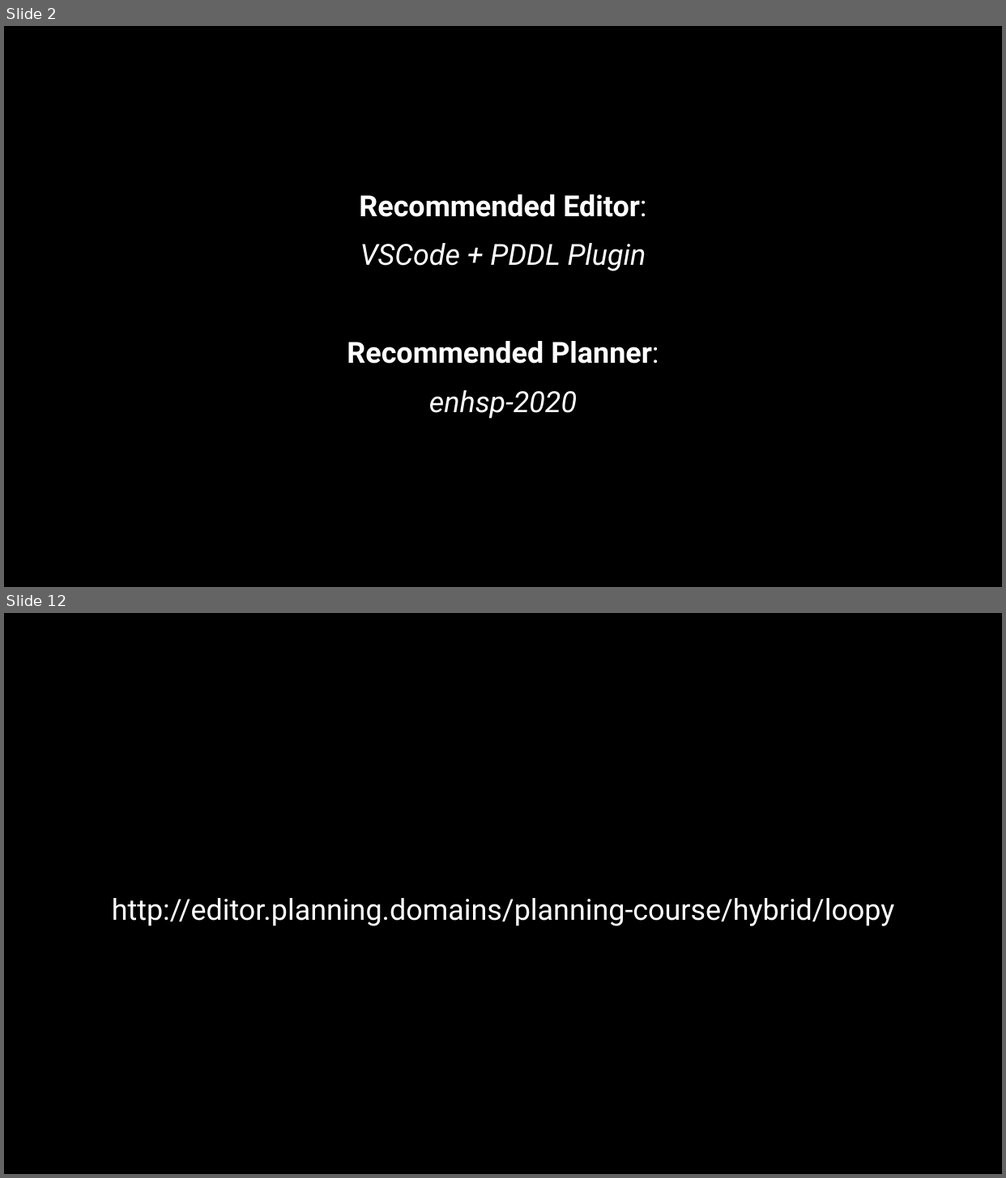
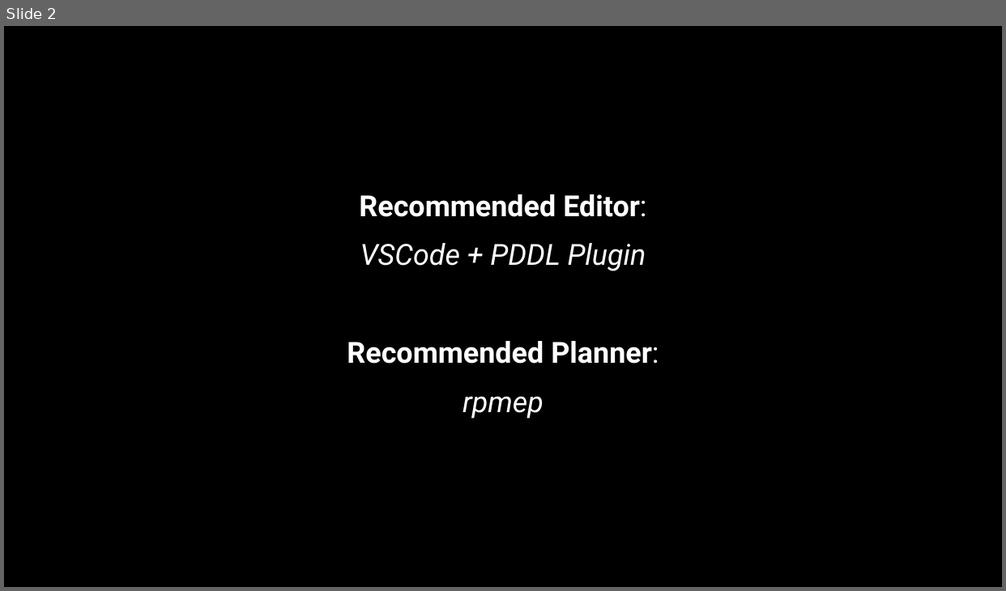
Before and after one commit to AI-Planning/modeling-in-pddl, a slide deck: exercises/cisc-813/epistemic/slides.pptx. Shown one above the other, each under a label of ours: slides 2 and 12 before the commit, slide 2 after it; the slides between them are not shown. The pictures are 1006x1178 and 1006x591 pixels, drawn with LibreOffice and Linux fonts; fonts in the diff are those of the drawing. Boxes give left, top, right and bottom in pixels: in the first picture for what was removed or moved away, otherwise in the second. Text is boxed around its words. In the diff, an @@ line names an element or a change of style, - is before the commit and + after.

```diff
--- a/exercises/cisc-813/epistemic/slides.pptx
+++ b/exercises/cisc-813/epistemic/slides.pptx
@@ slide 12 removed at [4,613,1002,1174], background #000000 @@
@@ text removed at [112,898,895,926] @@
-http://editor.planning.domains/planning-course/hybrid/loopy
@@ slide 2 changed as well @@
@@ text at [462,396,543,419]: text changed @@
-enhsp-2020
+rpmep
```
Also in this commit, not shown: 7 other slides changed, 9 slides added, 9 other slides removed.
